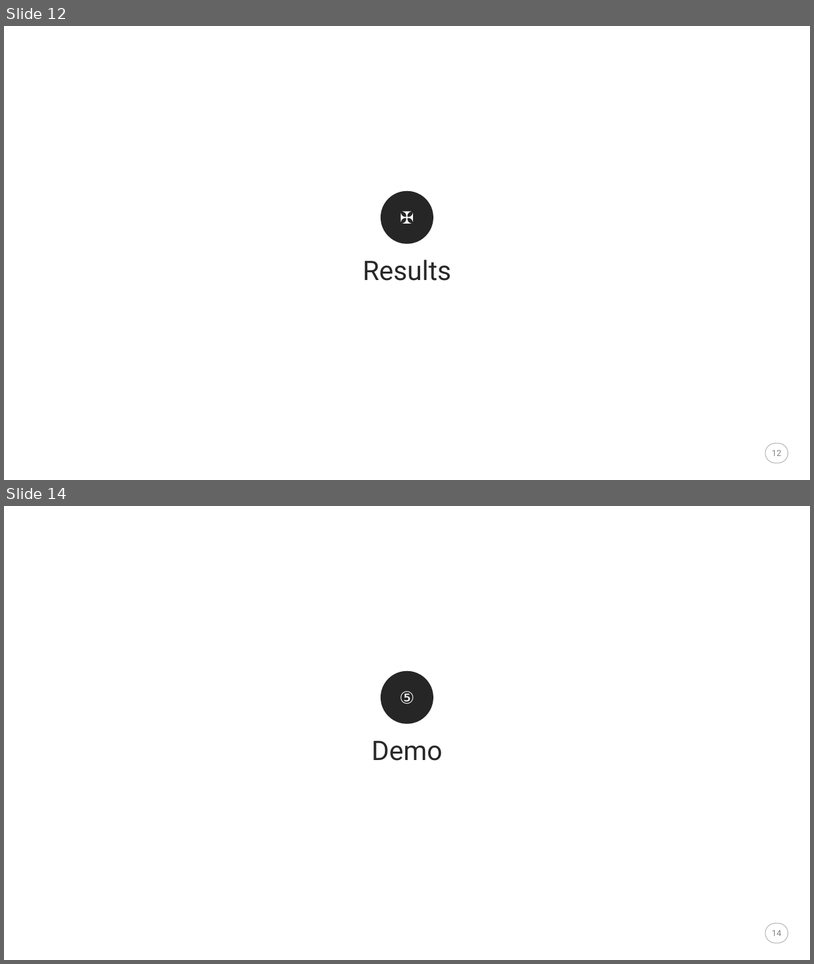
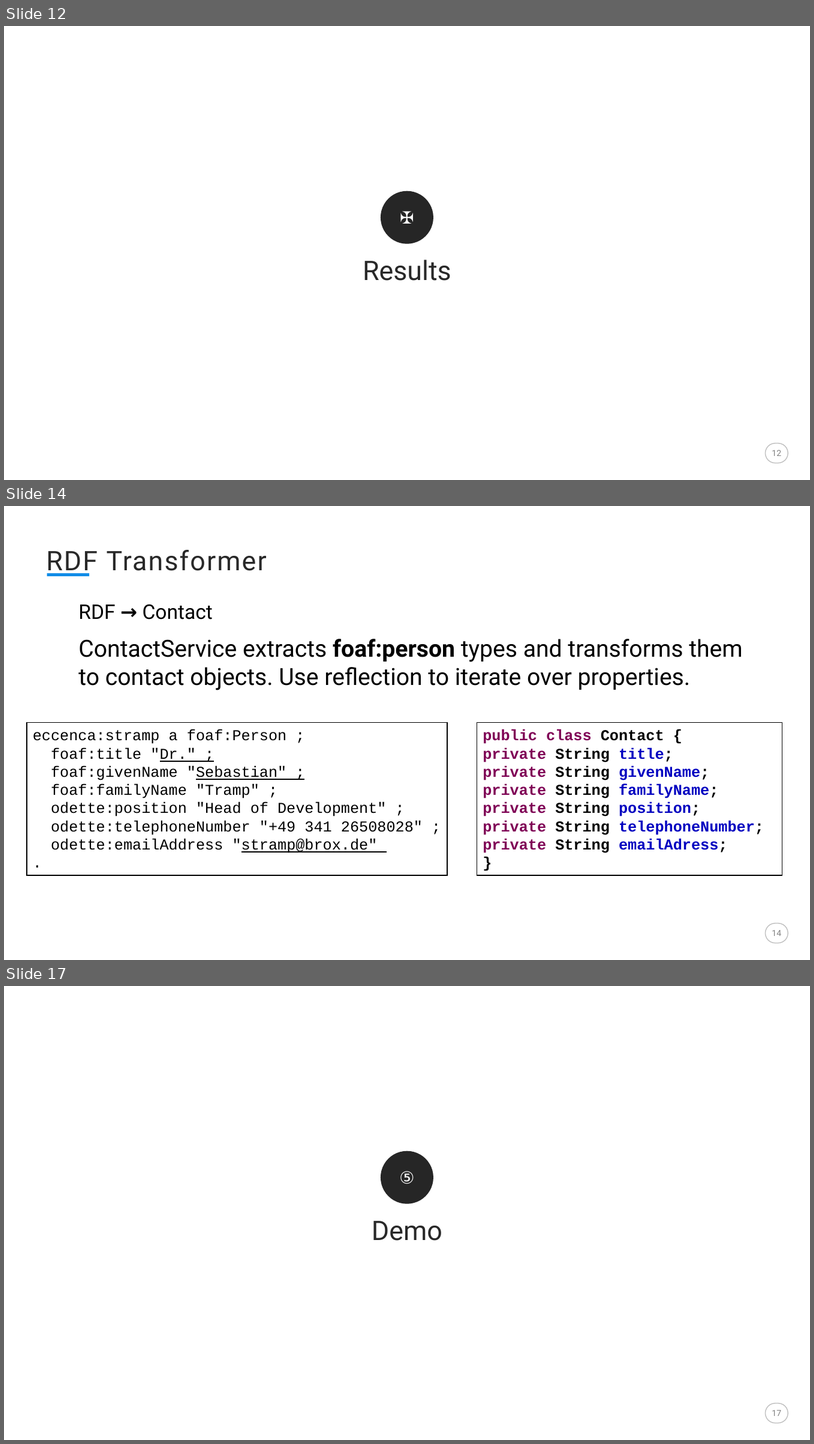
Before and after one commit to EIS-Bonn/MA-INF3232-Lab-SS2015, a slide deck: GroupF/Presentations/Final Presentation.pptx. Shown one above the other, each under a label of ours: slides 12 and 14 before the commit, slides 12, 14 and 17 after it; the slides between them are not shown. The pictures are 814x964 and 814x1444 pixels, drawn with LibreOffice and Linux fonts; fonts in the diff are those of the drawing. Boxes give left, top, right and bottom in pixels: in the first picture for what was removed or moved away, otherwise in the second. Text is boxed around its words. In the diff, an @@ line names an element or a change of style, - is before the commit and + after.

```diff
--- a/GroupF/Presentations/Final Presentation.pptx
+++ b/GroupF/Presentations/Final Presentation.pptx
@@ slide 14 added at box(4, 506, 810, 960), background #FFFFFF; not listed: 1 template element that a slide beside it also shows @@
@@ text added at box(46, 550, 267, 576), 32 pt, text #282828 @@
+RDF Transformer
@@ rectangle added at box(47, 573, 89, 576), fill #118CE7 @@
@@ text added at box(78, 604, 743, 690), 28 pt, text #000000 @@
+RDF → Contact
+ContactService extracts foaf:person types and transforms them to contact objects. Use reflection to iterate over properties.
@@ rectangle added at box(27, 723, 448, 875), fill #FFFFFF, outline #000000 1 pt, 18 pt, text #000000 @@
+eccenca:stramp a foaf:Person ;
+foaf:title "Dr." ;
+foaf:givenName "Sebastian" ;
+foaf:familyName "Tramp" ;
+odette:position "Head of Development" ;
+odette:telephoneNumber "+49 341 26508028" ;
+odette:emailAddress "stramp@brox.de"
+.
@@ rectangle added at box(477, 723, 783, 875), fill #FFFFFF, outline #000000 1 pt, 18 pt, text #0000C0, bold @@
+public class Contact {
+private String title;
+private String givenName;
+private String familyName;
+private String position;
+private String telephoneNumber;
+private String emailAdress;
+}
@@ page number added at box(772, 930, 782, 936), 10 pt, text #808080 @@
+14
@@ what was slide 14 is now slide 17 @@
@@ page number at box(772, 1410, 782, 1416): text changed @@
-14
+17
```
Also in this commit, not shown: 1 slide changed, 3 other slides added.
